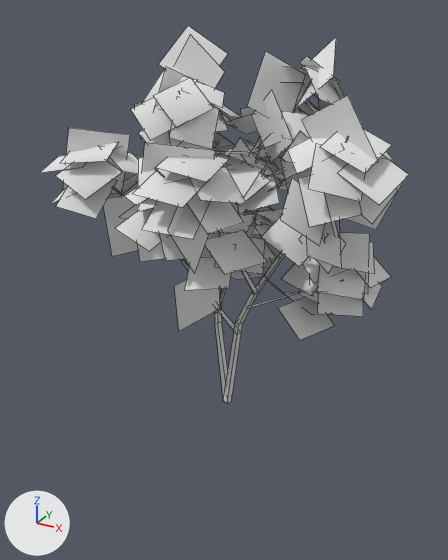
What one commit did to the OBJ model assets/models/tree/tree3b_lod2.obj.
The view is the same before and after, from a camera (50 mm lens) standing at (0.688, -1.397, 1.047) and looking at (-0.083, 0.003, 0.347). The axes (+X, +Y, +Z) are drawn at lower left. The lights are the same throughout. Mesh edges are drawn as thin lines. Where no turn or scale is listed for an object, it has been applied to the vertices.

In view in the first picture: 'tree3b_lod2'.
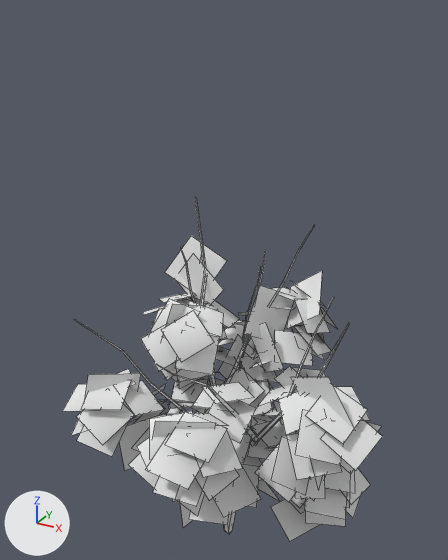
Pixel boxes (x1, y1, x2, y2) of what changed, in the pictures (448 x 560 px; the box of a moved part takes in the faces that stretch with it):
'tree3b_lod2', reshaped (13% narrower, 9% shorter): before (40, 26, 409, 404); after (63, 197, 383, 541)
part 1 of me_tree3b_lod2, moved or reshaped: before (224, 136, 349, 403); after (225, 323, 350, 533)
part 2 of me_tree3b_lod2, moved or reshaped: before (214, 288, 231, 404); after (195, 197, 232, 534)
part 3 of me_tree3b_lod2, moved or reshaped: before (113, 188, 236, 333); after (74, 319, 187, 412)
part 4 of me_tree3b_lod2, moved or reshaped: before (261, 80, 311, 175); after (226, 226, 314, 384)
part 5 of me_tree3b_lod2, moved or reshaped: before (255, 139, 261, 162); after (258, 250, 266, 290)
part 6 of me_tree3b_lod2, moved or reshaped: before (155, 169, 256, 294); after (156, 364, 257, 442)
part 7 of me_tree3b_lod2, moved or reshaped: before (220, 288, 226, 306); after (242, 266, 261, 340)
part 8 of me_tree3b_lod2, moved or reshaped (not visible before): after (180, 247, 196, 303)
part 9 of me_tree3b_lod2, moved or reshaped (not visible before): after (289, 297, 334, 395)
part 10 of me_tree3b_lod2, moved or reshaped: before (249, 280, 343, 308); after (268, 447, 275, 450)
part 11 of me_tree3b_lod2, moved or reshaped: before (40, 26, 409, 340); after (63, 236, 383, 541)

The change, as a list of edits to the scene's bpy script:
```text
Change me_tree3b_lod2:
    used by ob_tree3b_lod2; location = (0.0, 0.0, 0.0)
    remove me_tree3b_lod2.from_pydata(...)  # 924 vertices, 340 faces; spans x -0.419..0.419, y -0.486..0.486, z 0.0..1.0
    add me_tree3b_lod2.from_pydata(...)  # 924 vertices, 340 faces; spans x -0.432..0.432, y -0.5..0.5, z -0.5..0.5
    me_tree3b_lod2 part 1: the loose piece of 28 vertices spanning x -0.044..0.298, y -0.17..-0.056, z 0.0..0.809 is scaled about its middle by 1.11, then moved by (0.02, -0.001, -0.456)
    me_tree3b_lod2 part 2: the loose piece of 28 vertices spanning x -0.286..-0.021, y -0.077..0.196, z 0.0..0.901 is scaled about its middle by 1.11, then moved by (-0.011, 0.018, -0.45)
    me_tree3b_lod2 part 3: the loose piece of 18 vertices spanning x -0.309..0.015, y -0.313..-0.075, z 0.238..0.733 is scaled about its middle by 1.11, then moved by (-0.01, -0.01, -0.447)
    me_tree3b_lod2 part 4: the loose piece of 21 vertices spanning x -0.105..0.092, y -0.005..0.157, z 0.38..0.889 is scaled about its middle by 1.11, then moved by (0.006, 0.02, -0.43)
    me_tree3b_lod2 part 5: the loose piece of 9 vertices spanning x -0.084..-0.036, y 0.063..0.247, z 0.583..0.759 is scaled about its middle by 1.11, then moved by (0.0, 0.028, -0.426)
    me_tree3b_lod2 part 6: the loose piece of 18 vertices spanning x 0.001..0.07, y -0.426..-0.095, z 0.378..0.763 is scaled about its middle by 1.11, then moved by (0.01, -0.017, -0.437)
    me_tree3b_lod2 part 7: the loose piece of 21 vertices spanning x -0.175..-0.09, y -0.019..0.406, z 0.246..0.634 is scaled about its middle by 1.11, then moved by (-0.008, 0.033, -0.452)
    me_tree3b_lod2 part 8: the loose piece of 16 vertices spanning x -0.194..-0.161, y -0.081..0.056, z 0.602..0.861 is scaled about its middle by 1.11, then moved by (-0.013, 0.01, -0.42)
    me_tree3b_lod2 part 9: the loose piece of 16 vertices spanning x 0.141..0.198, y -0.129..0.033, z 0.51..0.762 is scaled about its middle by 1.11, then moved by (0.025, 0.006, -0.43)
    me_tree3b_lod2 part 10: the loose piece of 12 vertices spanning x 0.036..0.29, y -0.095..-0.086, z 0.327..0.463 is scaled about its middle by 1.11, then moved by (0.024, 0.001, -0.457)
    me_tree3b_lod2 part 11: 728 of the vertices in x -0.419..0.419, y -0.486..0.486, z 0.291..1.0 are scaled about their middle by 1.03, then moved by (0.0, 0.0, -0.645)
```
